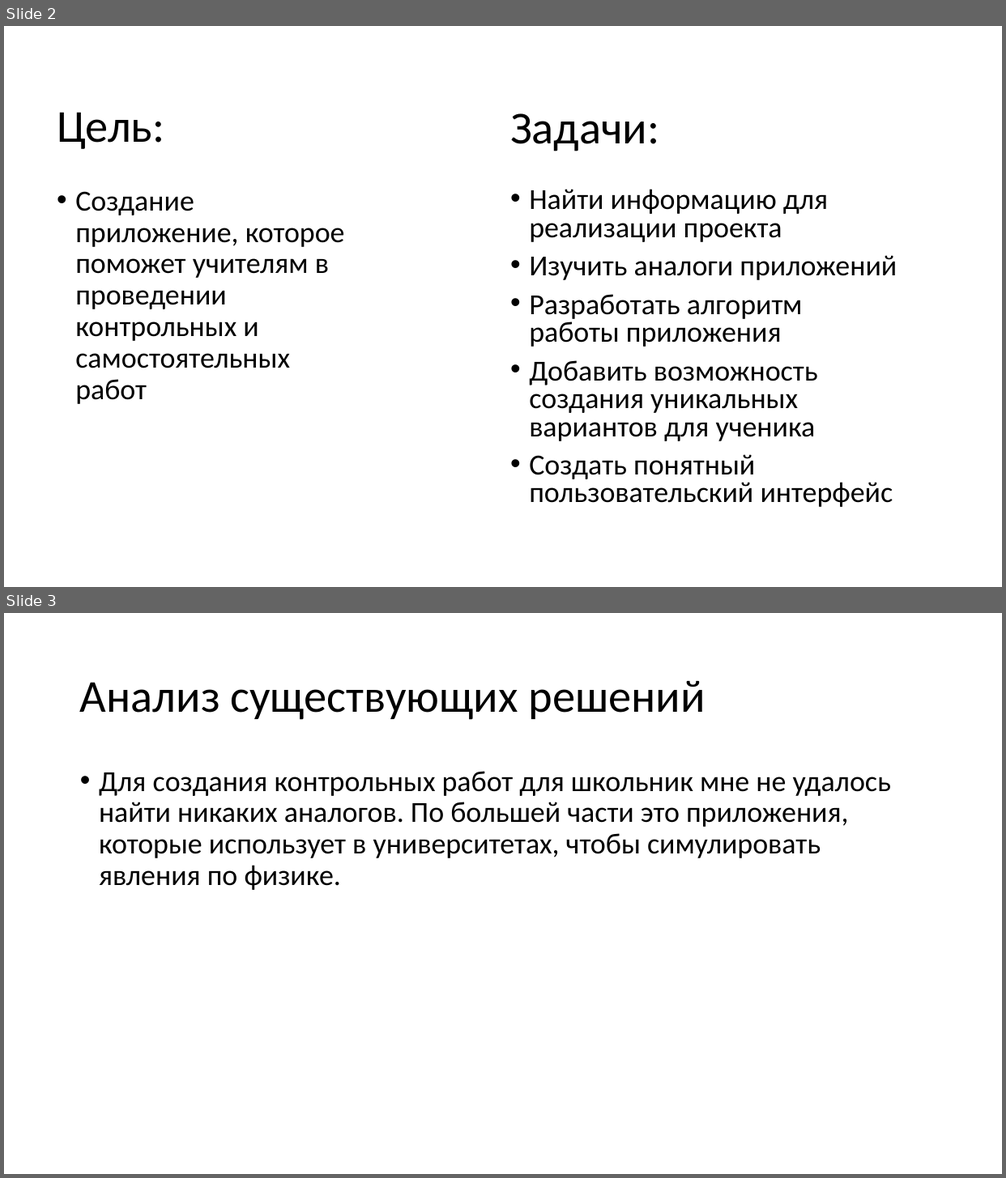
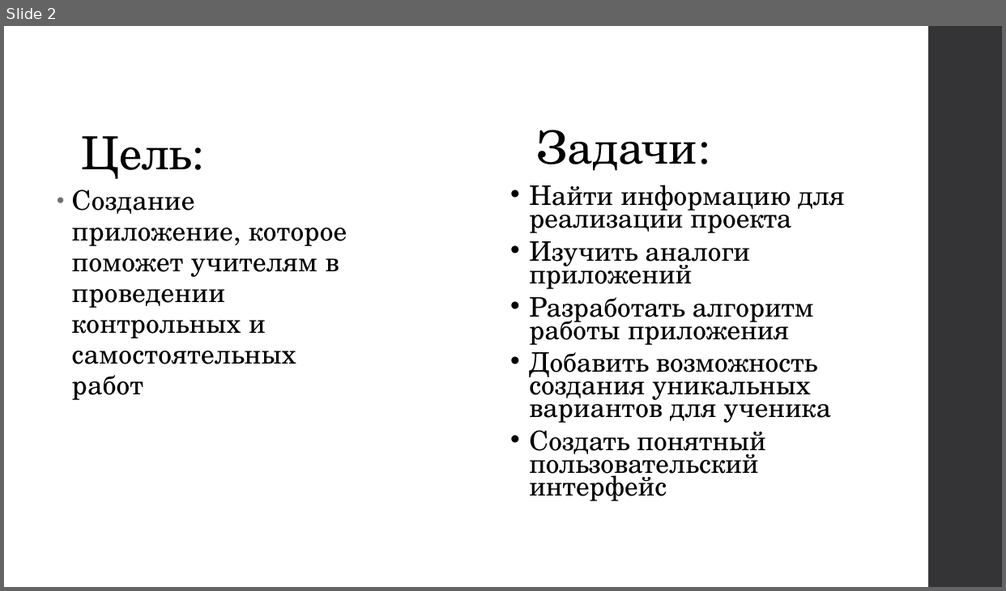
Before and after one commit to Roplik/CBC, a slide deck: python_project.pptx. Shown one above the other, each under a label of ours: slides 2 and 3 before the commit, slide 2 after it. The pictures are 1006x1178 and 1006x591 pixels, drawn with LibreOffice and Linux fonts; fonts in the diff are those of the drawing. Boxes give left, top, right and bottom in pixels: in the first picture for what was removed or moved away, otherwise in the second. Text is boxed around its words. In the diff, an @@ line names an element or a change of style, - is before the commit and + after.

```diff
--- a/python_project.pptx
+++ b/python_project.pptx
@@ slide 3 removed at (x1=4, y1=613, x2=1002, y2=1174), background #FFFFFF @@
@@ title removed at (x1=80, y1=681, x2=705, y2=720) @@
-Анализ существующих решений
@@ text removed at (x1=99, y1=771, x2=891, y2=890) @@
-• Для создания контрольных работ для школьник мне не удалось найти никаких аналогов. По большей части это приложения, которые использует в университетах, чтобы симулировать явления по физике.
@@ slide 2 changed as well @@
@@ rectangle added at (x1=928, y1=26, x2=1002, y2=587), fill #353537 @@
@@ title "Цель:" at (x1=82, y1=136, x2=204, y2=179): font Calibri to TeX Gyre Schola, letter spacing 0 to -0.5 pt; alignment left to centre; vertical alignment middle to bottom @@
@@ text "Задачи:" moved from (x1=510, y1=113, x2=660, y2=152) to (x1=536, y1=130, x2=710, y2=171) @@
@@ text "Задачи:" at (x1=536, y1=130, x2=710, y2=171): font Calibri to TeX Gyre Schola @@
@@ text "Создание приложение, которое поможет учителям ..." at (x1=72, y1=190, x2=347, y2=400): size 28 to 26 pt, font Calibri to TeX Gyre Schola, letter spacing 0 to 0.1 pt; indent changed; line spacing 0.9 to 0.95; more space between paragraphs @@
@@ text "Найти информацию для реализации проекта" at (x1=529, y1=185, x2=844, y2=501): size 28 to 25.9 pt, font Calibri to TeX Gyre Schola; line spacing 0.8 to 0.7 @@
```
Also in this commit, not shown: 3 other slides changed, 5 slides added, 3 other slides removed.
